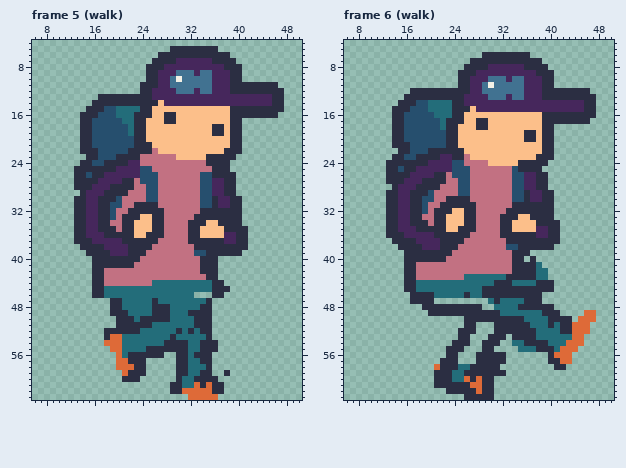
Pixel-art file -- res/img/fishertown.aseprite. That is the earlier state.
64x64 pixels, 7 frames. Shown: frame 5 (walk): x 6..50, y 4..63; frame 6 (walk): x 6..50, y 4..63. The commit also changed other frames, which this record leaves out.
The result:
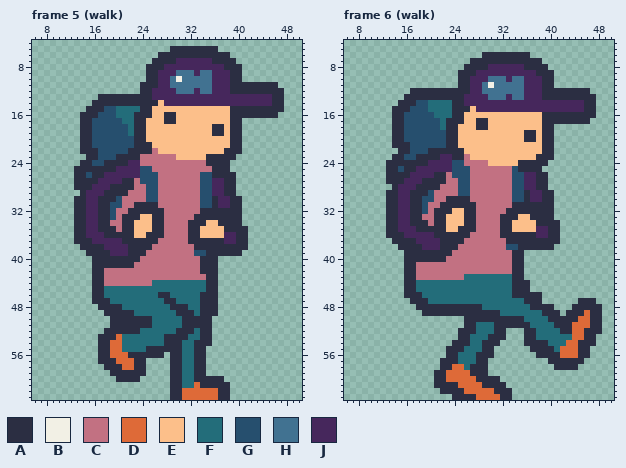
Palette (. is transparent): A #2b2e42  B #f2f0e5  C #c27182  D #de6a38  E #fcbf8a  F #236d7a  G #264f6e  H #417291  J #46275c
Difference:
--- frame 5 (walk), layers "Layer 3", "Layer 2"
@@ x 14..40 @@
 43 ..AACCCCCCCCCCCCCCCCCAA....
-44 ..AACCCCCCCCFFFFFFFFFFAA...
-45 ..AAFFFFFFFFFFFFFFFFFFAAA..
-46 ..AAFFFFFFFFFFFFFFF...AA...
-47 .....AAFFFFFAFFFFFFFFA.....
-48 .....AAFFFFFAAAFFFFFAA.....
-49 .....AAAFFFFAAAFFFAAAA.....
-50 ......AAAFAAAAAFFFFAAA.....
-51 ......AAAAAAFFFFFFFAAA.....
-52 ....AAAAAAFFFFFFAFAFAA.....
-53 ....ADDFFFFFFFFAFFFFFA.....
-54 ....DDDFFFFFFFAAAAFFAAA....
-55 .....DDFFFFAAAAAAAFFAAA....
-56 ......DFAAAAAA..AAFAAA.....
-57 ......DDAAA.....AAFFAA.....
-58 ......DDDAA.....AAFFFA.....
-59 .......DAAA.....AAFFAA..A..
-60 .......AAA......AFFAAAA....
-61 ...............AAFFDADAA...
-62 ...............AADDDDDAA...
-63 ..................DDDDD....
+44 ..AACCCCCCCCFFFFFFFFFAA....
+45 ..AAFFFFFFFFFFFFFFFFFAA....
+46 ..AAFFFFFFFFFAAFFFFFAAA....
+47 ..AAAFFFFFFFFFAAFFFFAAA....
+48 ...AAAAFFFFFFFFAAAFFAAA....
+49 ....AAAAAFFFFFFFAAAFAAA....
+50 .....AAAAAAAFFFFFAAAAA.....
+51 .....AAAAAAAFFFFFAAAAA.....
+52 ....AAAAAAFFFFFFAAAFAA.....
+53 ...AAADFFFFFFFAAAAFFAA.....
+54 ...AADDFFFFFFFAAAFFAAA.....
+55 ...AADDFFFFAAAAAAFFAA......
+56 ...AADDDAAAAAA.AAFFAA......
+57 ...AAADDDAA....AAFFAA......
+58 ....AAADDAA....AAFFAA......
+59 .....AAAAAA....AAFFAA......
+60 ......AAAA.....AAFFAAAAA...
+61 ...............AAFFDAAAAA..
+62 ...............AADDDDDDAA..
+63 ...............AADDDDDDAA..
--- frame 6 (walk), layers "Layer 3", "Layer 2"
@@ x 6..50 @@
 38 .........AAAAJJJAAACCCCCCCCGGAAAAAA..........
-39 ..........AAAAAAAACCCCCCCCCCAAA..............
-40 ..........AAAAAAACCCCCCCCCCCAA.A.............
-41 ..........AACCCCCCCCCCCCCCCCAAAAF............
-42 ..........AACCCCCCCCCCCCCCCCAAAAFF...........
-43 ..........AACCCCCCCCFFFFFFFAAAAAFF...........
-44 ..........AAFFFFFFFFFFFFFAAAFFFFAAA..........
-45 ..........AAFFFFFFFFFFFAAAAAAAAAAAA..........
-46 ...........AAAAFFFFFAFFAAAAAAAAAA............
-47 ...........AAAA.........FAFFFFAAA............
-48 .............AAAAAAAAAA..FFFFAAAAAA..........
-49 ..............AAAAAAAAAAAAFFFFFFFAAA....DD...
-50 ....................AAAAAAAAAAFFFFAAAA.DDD...
-51 ....................AA...AAAAAAFFFAFAADDD....
-52 ...................AAA...AAAAAAAFFFFAADDD....
-53 ...................AA...AAA.AAAAFFFFFFDD.....
-54 ..................AAA..AAA..FFAAAAFFFDDD.....
-55 .................AAA...AA....FFFAAAFDDD......
-56 .................AA...AAAAA.......ADDD.......
-57 ................AAA...AAAAA.......AADD.......
-58 ...............DAAAFFAAAAA.........AA........
-59 ...............AAAFFAAAAAAA..................
-60 ...............AAAFFDADAA....................
-61 ...............AAAAAADDAA....................
-62 .................AAAAADAA....................
-63 ....................AAAAA....................
+39 ..........AAAAAAAACCCCCCCCCCAA...............
+40 ..........AAAAAAACCCCCCCCCCCAA...............
+41 ..........AACCCCCCCCCCCCCCCCAA...............
+42 ..........AACCCCCCCCCCCCCCCCAA...............
+43 ..........AACCCCCCCCFFFFFFFFAA...............
+44 ..........AAFFFFFFFFFFFFFFFFAAA..............
+45 ..........AAFFFFFFFFFFFFFFFFAAA..............
+46 ..........AAAFFFFFFFFFFFFFFFAAAAA............
+47 ...........AAAFFFFFFFFFFFFFFFFAAA......AAA...
+48 ............AAAAAAAAAAAFFFFFFFFAAAA...AAAAA..
+49 .............AAAAAAAAAAAAAFFFFFFFAAA.AAADAA..
+50 ....................AAAAAAAAAAFFFFAAAAADDAA..
+51 ....................AAFFFAAAAAAFFFFAAADDDAA..
+52 ...................AAAFFFAA...AAFFFFAADDAAA..
+53 ...................AAFFFAAA...AAFFFFFFDDAA...
+54 ..................AAAFFAAA....AAAAFFFDDAAA...
+55 .................AAAFFFAA......AAAAFDDDAA....
+56 .................AAFFFAAA.......AAAADDDAA....
+57 ................AAAFFFAA..........AAAAAA.....
+58 ................AADDFAAA...........AAAA......
+59 ...............AADDDDAAA.....................
+60 ...............AADDDDDAAAA...................
+61 ...............AAAADDDDAAAA..................
+62 ................AAAADDDDDAAA.................
+63 ..................AAAADDDDAA.................
Where, in picture pixels (left, top, right, bottom), the same in both pictures:
changed: (92, 280, 230, 400)
changed: (404, 250, 602, 400)
